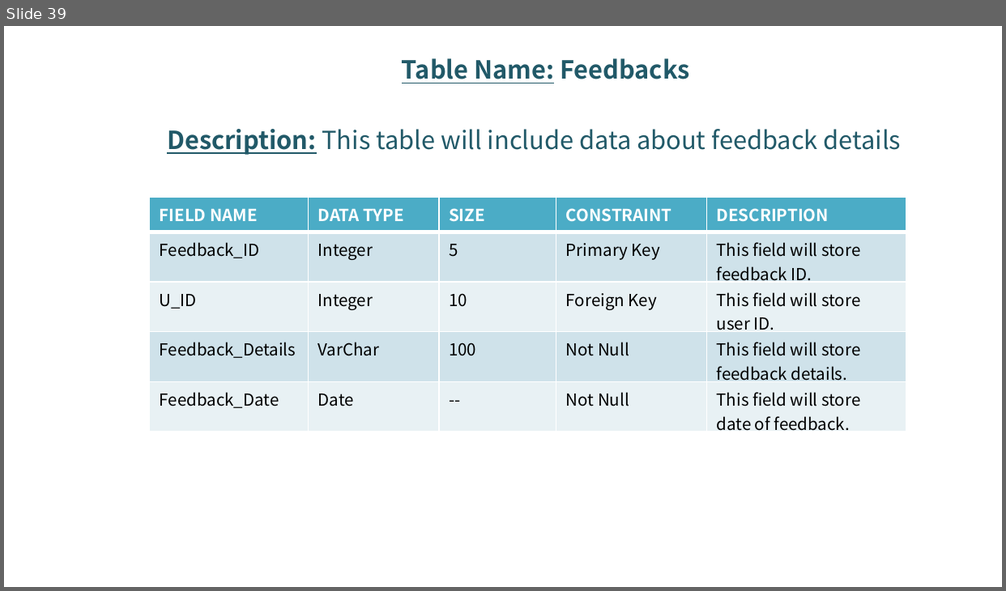
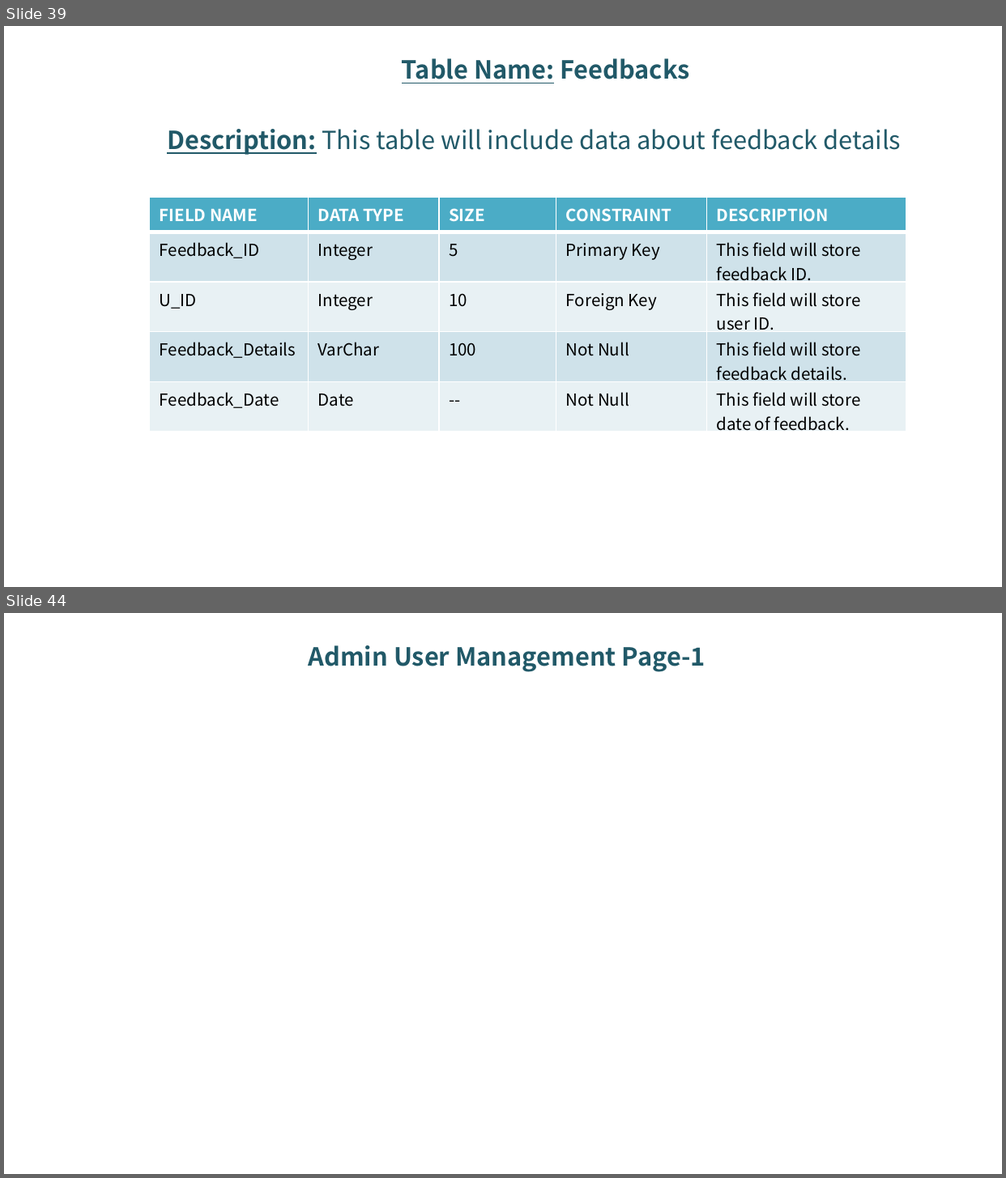
Before and after one commit to sahilM1001/Online-Food-Ordering-System, a slide deck: Presentation/Group 16 - Online Food Ordering System.pptx. Shown one above the other, each under a label of ours: slide 39 before the commit, slides 39 and 44 after it; the slides between them are not shown. The pictures are 1006x591 and 1006x1178 pixels, drawn with LibreOffice and Linux fonts; fonts in the diff are those of the drawing; background and template pictures are left out. Boxes give left, top, right and bottom in pixels: in the first picture for what was removed or moved away, otherwise in the second. Text is boxed around its words. In the diff, an @@ line names an element or a change of style, - is before the commit and + after.

```diff
--- a/Presentation/Group 16 - Online Food Ordering System.pptx
+++ b/Presentation/Group 16 - Online Food Ordering System.pptx
@@ slide 44 added at <box>4,613,1002,1174</box>, background picture (left out) @@
@@ text added at <box>309,645,705,672</box>, 18 pt, text #215968, bold @@
+Admin User Management Page-1
```
Also in this commit, not shown: 8 other slides added.
